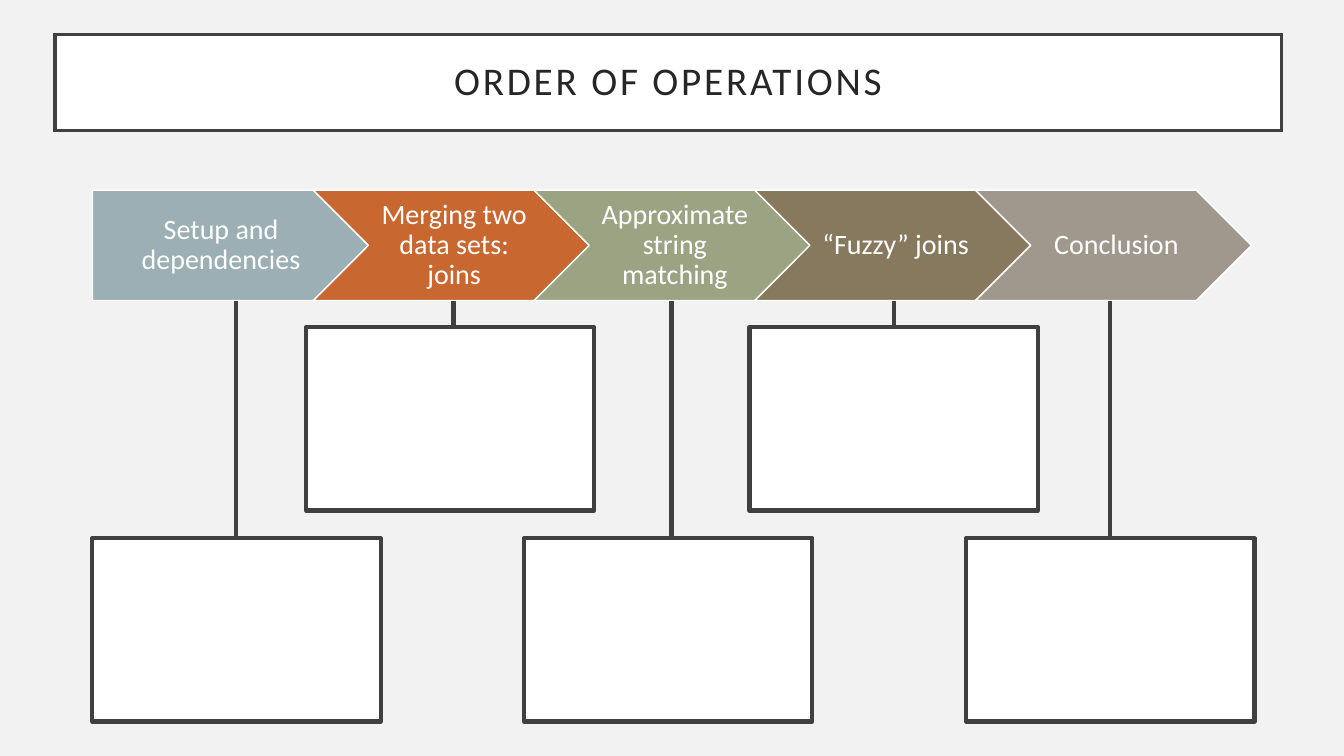
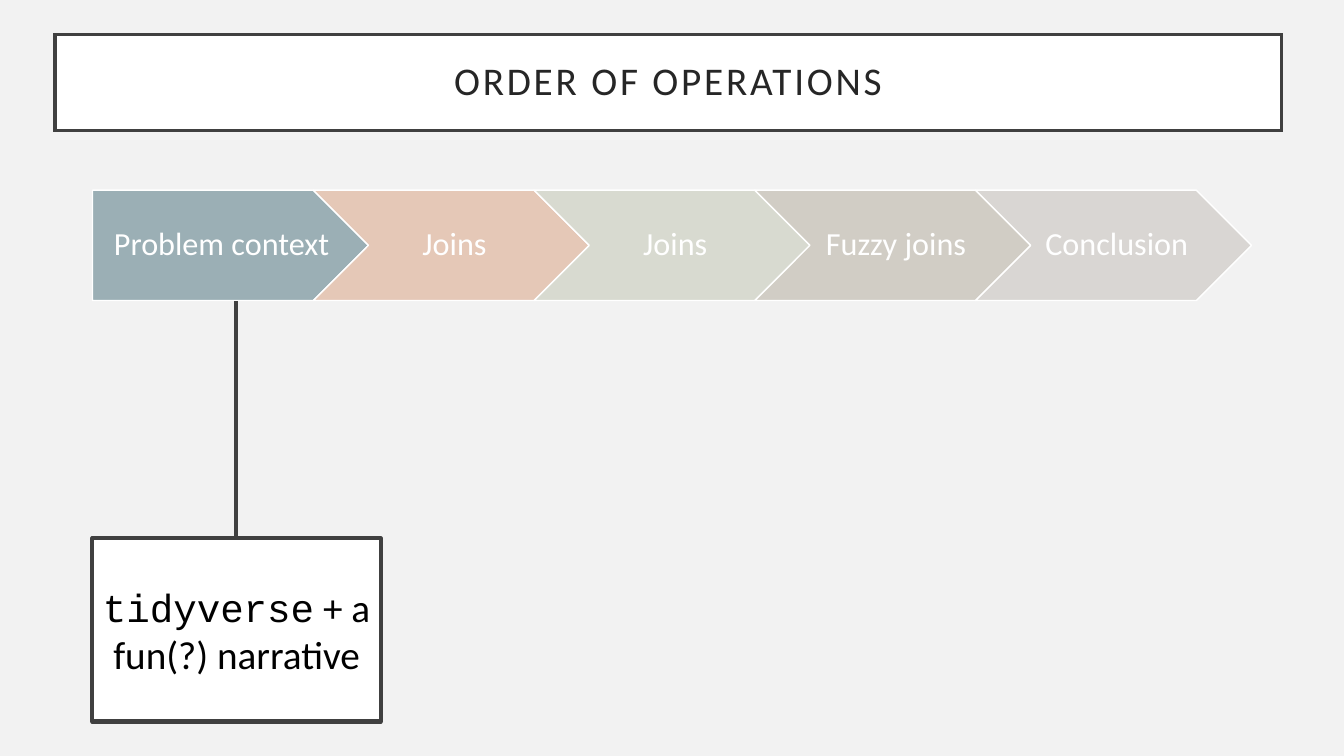
Before and after one commit to allemanau/NUIT_text_matching_workshop, a slide deck: slide 5 of slides/text_matching_workshop_slides.pptx (slide 4 before the commit). Drawn at 1344x756 pixels with LibreOffice and Linux fonts; fonts in the diff are those of the drawing. Boxes give left, top, right and bottom in pixels: in the first picture for what was removed or moved away, otherwise in the second. Text is boxed around its words. In the diff, an @@ line names an element or a change of style, - is before the commit and + after.

```diff
--- a/slides/text_matching_workshop_slides.pptx
+++ b/slides/text_matching_workshop_slides.pptx
@@ chevron at (x1=314, y1=191, x2=590, y2=300): fill #C96731 to #C96731 at 30% opacity @@
@@ chevron at (x1=534, y1=191, x2=811, y2=300): fill #9CA383 to #9CA383 at 30% opacity @@
@@ chevron at (x1=755, y1=191, x2=1031, y2=300): fill #87795D to #87795D at 30% opacity @@
@@ chevron at (x1=976, y1=191, x2=1252, y2=300): fill #A0988C to #A0988C at 30% opacity @@
@@ text "Conclusion" at (x1=1045, y1=233, x2=1188, y2=255): size 20 to 23 pt; more space between paragraphs @@
@@ text at (x1=114, y1=233, x2=329, y2=255): text changed; size 20 to 23 pt @@
-Setup and dependencies
+Problem context
@@ text at (x1=422, y1=233, x2=486, y2=255): text changed; size 20 to 23 pt @@
-Merging two data sets: joins
+Joins
@@ text at (x1=643, y1=233, x2=707, y2=255): text changed; size 20 to 23 pt @@
-Approximate string matching
+Joins
@@ text at (x1=826, y1=233, x2=967, y2=260): text changed; size 20 to 23 pt @@
-“Fuzzy” joins
+Fuzzy joins
@@ rectangle removed at (x1=307, y1=328, x2=595, y2=511) @@
@@ line removed from (454, 328) to (454, 300) @@
@@ line removed from (671, 538) to (671, 300) @@
@@ rectangle removed at (x1=750, y1=328, x2=1038, y2=511) @@
@@ line removed from (894, 328) to (894, 300) @@
@@ line removed from (1110, 538) to (1110, 300) @@
@@ rectangle removed at (x1=524, y1=538, x2=813, y2=722) @@
@@ rectangle removed at (x1=967, y1=538, x2=1255, y2=722) @@
@@ text in rectangle at (x1=103, y1=593, x2=370, y2=675): text added @@
+tidyverse + a fun(?) narrative
```
Also in this commit, not shown: 1 other slide changed, 36 slides added, 1 slide removed, 8 other files.
